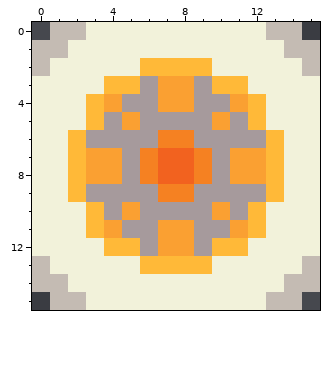
Two versions of one pixel-art file, aseprite/clone.aseprite. The picture above was drawn from the file before the commit.
16x16 pixels, 1 frame.
Once edited:
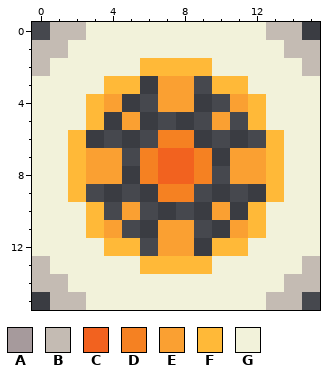
Palette (. is transparent): A #a69a9c  B #c4bbb3  C #f2621f  D #f58122  E #faa032  F #ffb938  G #f2f2da
Change:
The author cleared colour A in row 3 at x 6 and 9; in row 4 at x 5 to 6 and 9 to 10; in row 5 at x 4, 6 to 9 and 11; in row 6 at x 3 to 6 and 9 to 12; in rows 7 to 8 at x 5 and 10; in row 9 at x 3 to 6 and 9 to 12.
The author cleared colour A in row 10 at x 4, 6 to 9 and 11; in row 11 at x 5 to 6 and 9 to 10; in row 12 at x 6 and 9.
